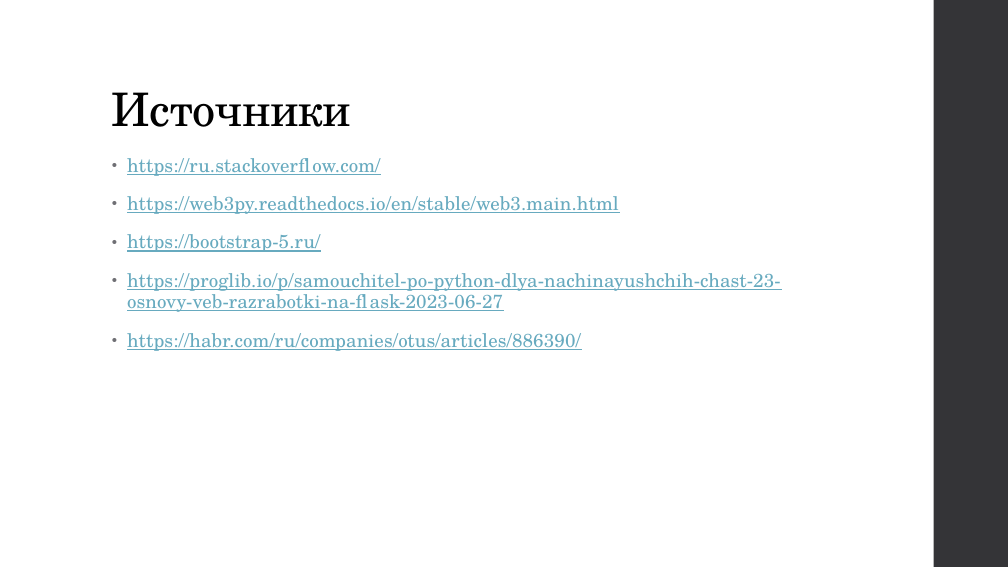
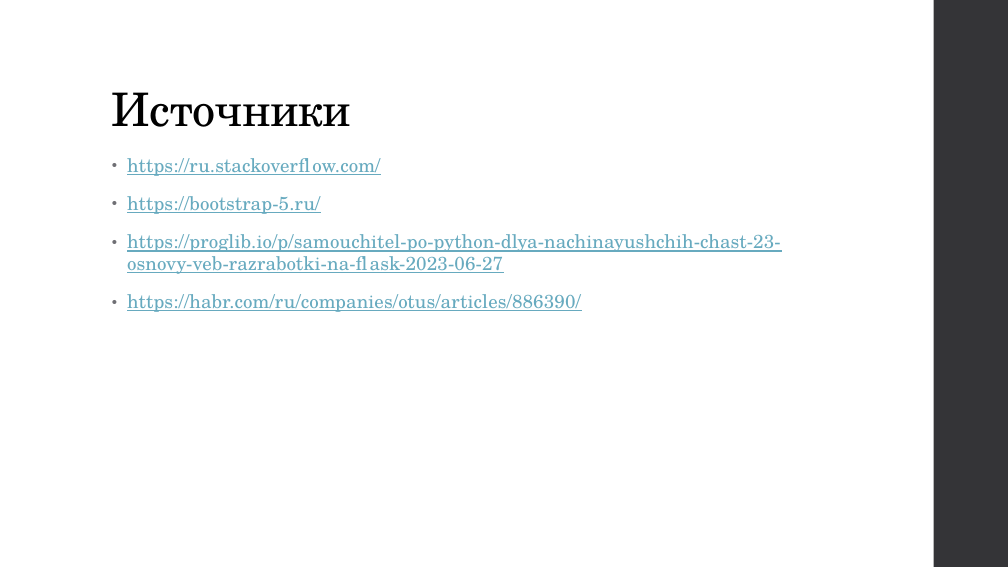
Before and after one commit to Mikhail716662/Project_WEB_Naumov_Anchutin, a slide deck: slide 10 of materials/presentation.pptx. Drawn at 1008x567 pixels with LibreOffice and Linux fonts; fonts in the diff are those of the drawing. Boxes give left, top, right and bottom in pixels: in the first picture for what was removed or moved away, otherwise in the second. Text is boxed around its words. In the diff, an @@ line names an element or a change of style, - is before the commit and + after.

Commit message:
presentation is added

```diff
--- a/materials/presentation.pptx
+++ b/materials/presentation.pptx
@@ text at (x1=127, y1=196, x2=619, y2=214): paragraph removed @@
-• https://web3py.readthedocs.io/en/stable/web3.main.html
```
Also in this commit, not shown: 1 other slide changed.
